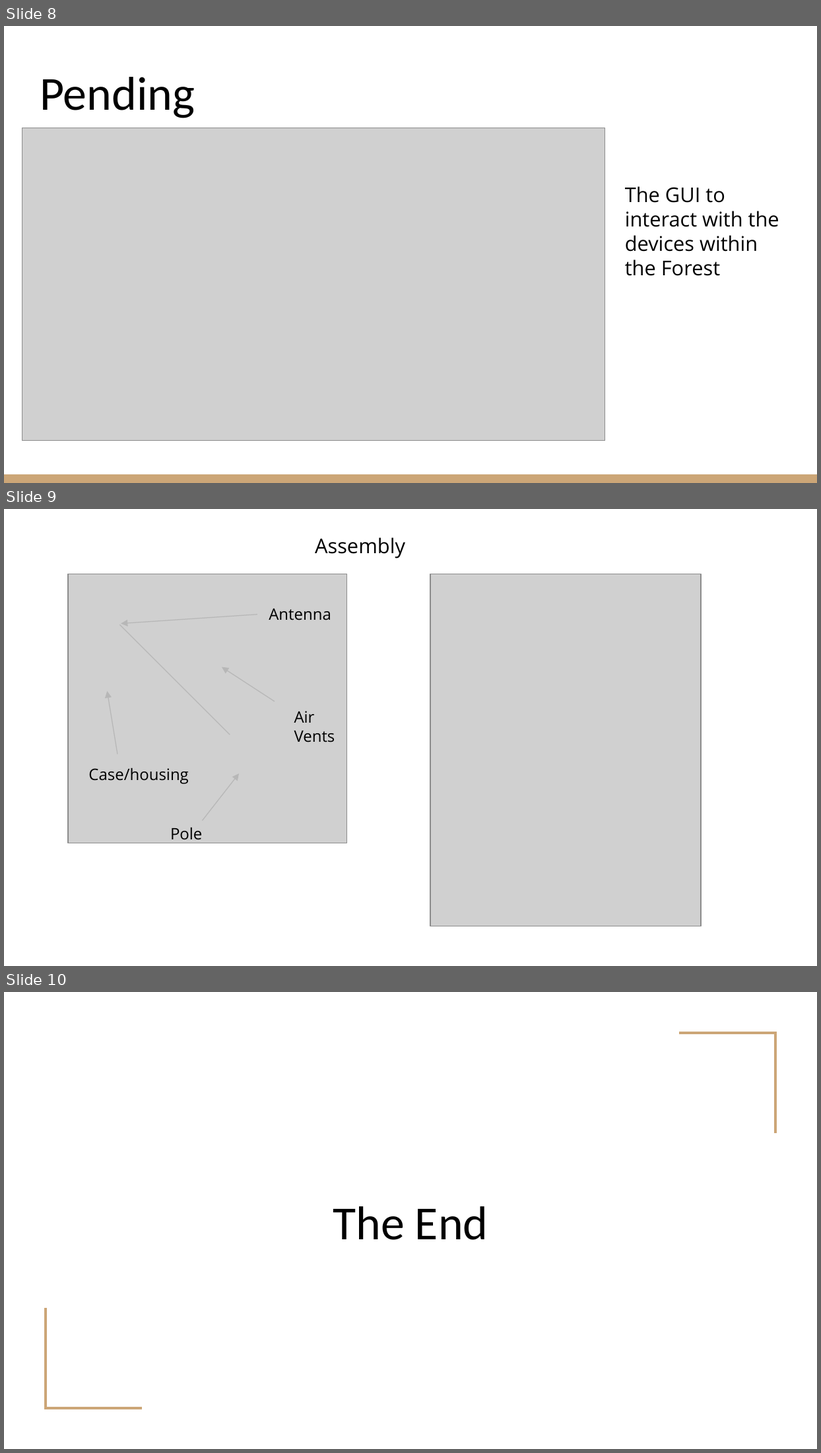
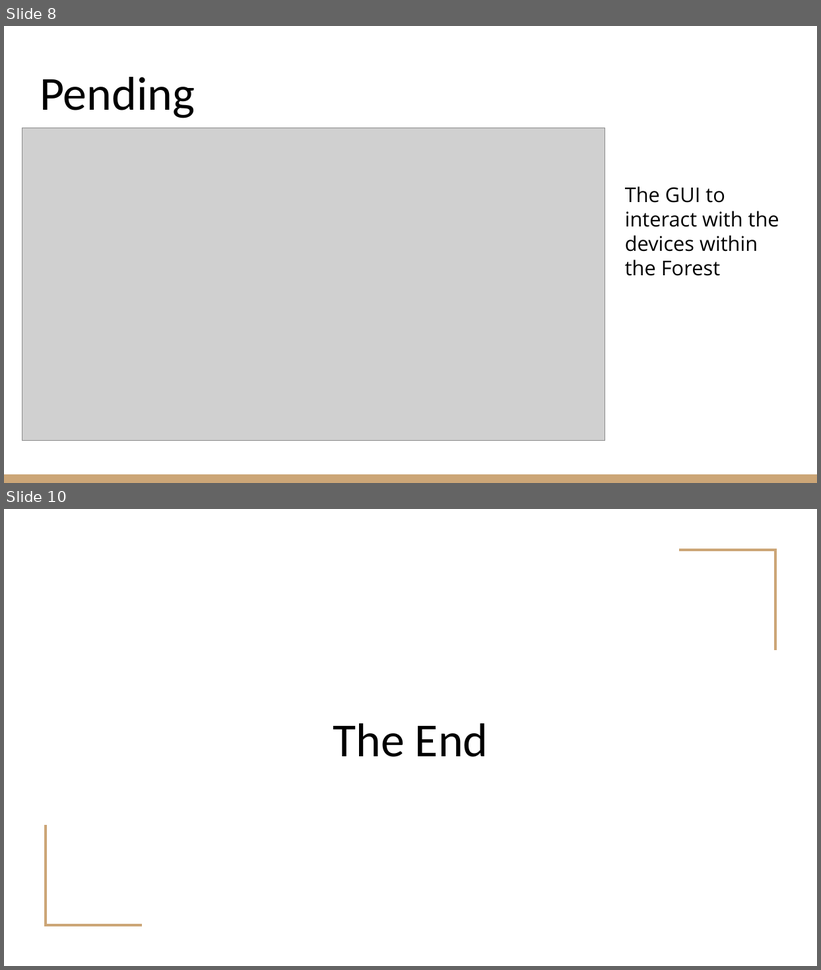
Before and after one commit to samkamau81/Fire-Detection-and-Alert-System-, a slide deck: Forest-Fire Alert and Detection System.pptx. Shown one above the other, each under a label of ours: slides 8, 9 and 10 before the commit, slides 8 and 10 after it; the slides between them are not shown. The pictures are 821x1453 and 821x970 pixels, drawn with LibreOffice and Linux fonts; fonts in the diff are those of the drawing; grey boxes stand for pictures. Boxes give left, top, right and bottom in pixels: in the first picture for what was removed or moved away, otherwise in the second. Text is boxed around its words. In the diff, an @@ line names an element or a change of style, - is before the commit and + after.

```diff
--- a/Forest-Fire Alert and Detection System.pptx
+++ b/Forest-Fire Alert and Detection System.pptx
@@ slide 9 removed at (4,509,817,966), background #FFFFFF @@
@@ text removed at (315,537,405,559) @@
-Assembly
@@ picture removed at (68,574,347,843) @@
@@ picture removed at (430,574,701,926) @@
@@ line removed from (120, 625) to (230, 735) @@
@@ arrow removed from (257, 615) to (121, 624) @@
@@ text removed at (269,609,331,621) @@
-Antenna
@@ arrow removed from (275, 702) to (222, 667) @@
@@ arrow removed from (118, 755) to (107, 691) @@
@@ text removed at (294,711,335,743) @@
-Air
-Vents
@@ text removed at (88,768,188,784) @@
-Case/housing
@@ arrow removed from (203, 821) to (239, 774) @@
@@ text removed at (170,827,202,844) @@
-Pole
```
Also in this commit, not shown: 4 slides changed, 1 slide added, 1 other file.
